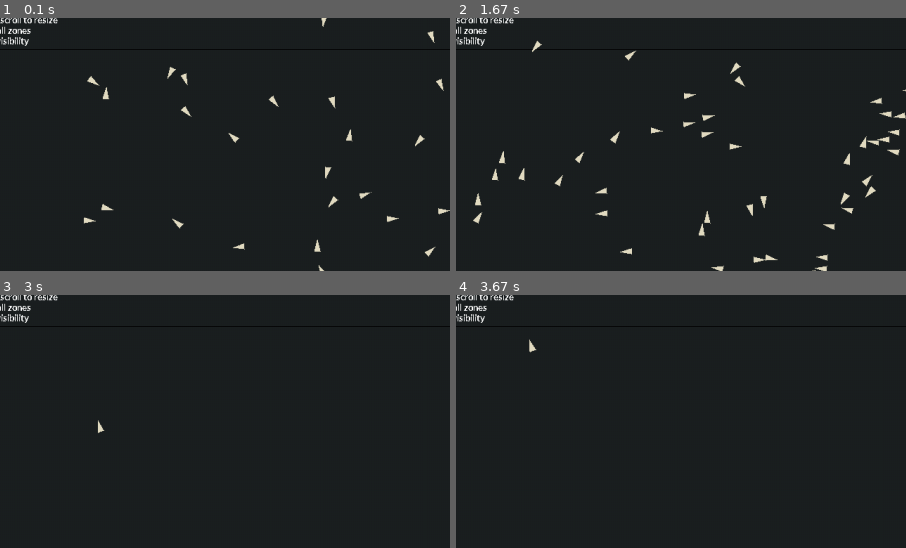
Above: before the commit, frames 1-4 (two rows, left to right).
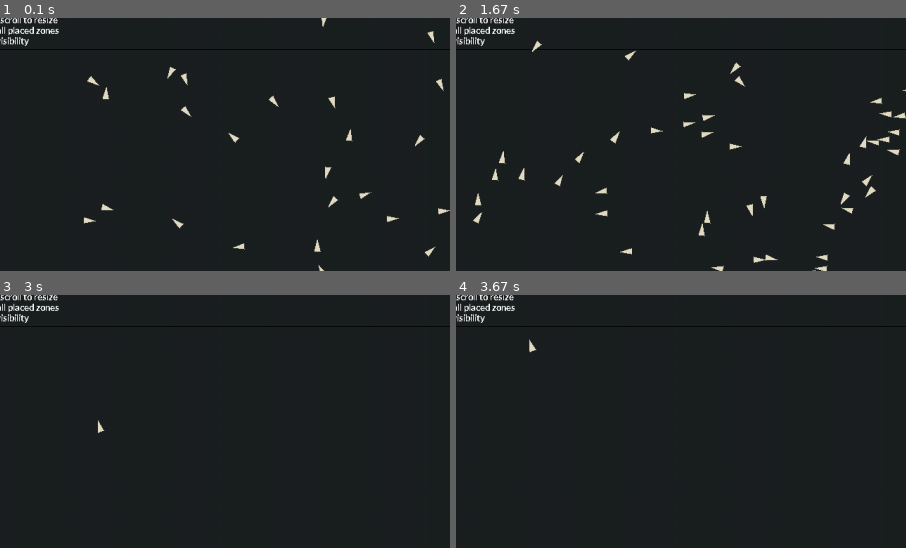
Above: after the commit, the same moments.

Repository: Peter-Vanderhyde/Boid-Simulation
Game: pygame game, started from main.py
Same seed, same stepped clock (60 frames per second), same inputs: the game is played once before the commit and once after it.
Inputs (mouse positions are % of the whole screen's width and height, from its top left):
- Up to frame 1 (0.1 s): no input
- Up to frame 2 (1.67 s): hold Backspace 0.33-0.8 s; press the mouse at (87, 5) at 0.87 s; move the mouse to (72, 16) at 0.97 s; release the mouse at (57, 27) at 1.1 s; hold Backspace 1.17-1.63 s; hold Right 1.17-1.63 s
- Up to frame 3 (3 s): click (100, 2) at 1.72 s; press the mouse at (87, 5) at 2.03 s; move the mouse to (71, 12) at 2.13 s; release the mouse at (55, 20) at 2.27 s; hold Right 2.33-2.8 s; click (87, 26) at 2.88 s
- Up to frame 4 (3.67 s): press the mouse at (87, 17) at 3.2 s; move the mouse to (65, 49) at 3.3 s; release the mouse at (43, 82) at 3.43 s; press the mouse at (87, 26) at 3.53 s; move the mouse to (74, 23) at 3.63 s
The pictures show only the part of the screen within x 10-60%, y 8-58%; the shares and areas given below are measured in that part.

The runs differ from the first frame. In frame 1, 0.2% of the frame differs, in the area x 1-14%, y 3-7%; in frame 2, 0.2%; in frame 3, 0.2%; in frame 4, 0.2%.

Commit message:
Readme update

Diff:
--- a/canvas.py
+++ b/canvas.py
@@ -32,7 +32,7 @@
                                        "G - Toggle quad tree visibility",
                                        "Z - Toggle zone creation",
                                        "  > Click to place and scroll to resize",
-                                       "Backspace - Delete all zones",
+                                       "Backspace - Delete all placed zones",
                                        "Ctrl Z - Toggle zone visibility"],
                                      "calibri",
                                      15,
@@ -151,6 +151,9 @@
                         self.placing_zone = False
                         self.zones.pop()
                 elif event.key == pygame.K_BACKSPACE:
-                    self.zones = []
+                    if self.placing_zone:
+                        self.zones = [self.zones[-1]]
+                    else:
+                        self.zones = []
 
             self.sidebar.check_event(event)
Not shown, changed: README.md
